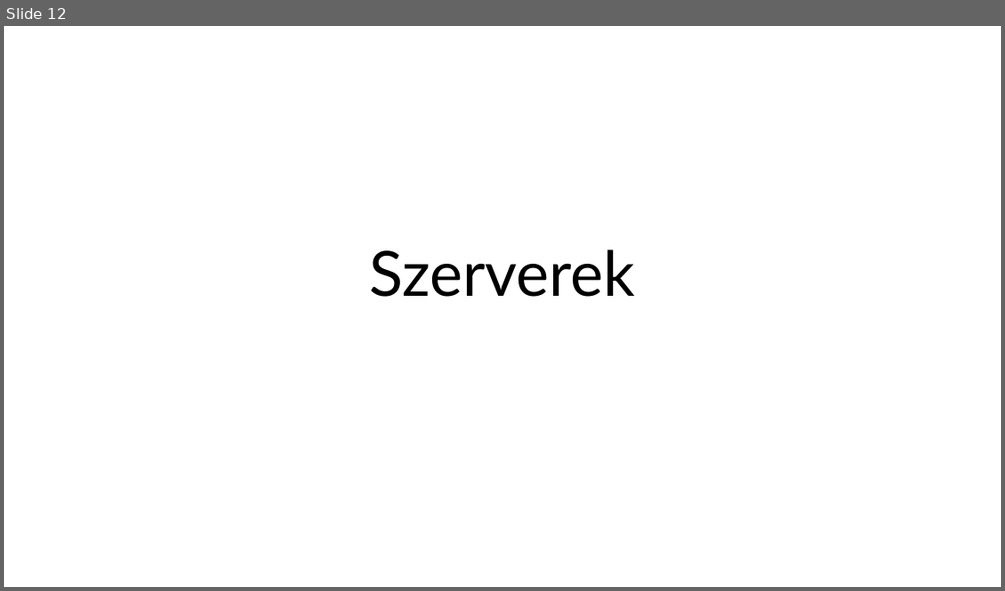
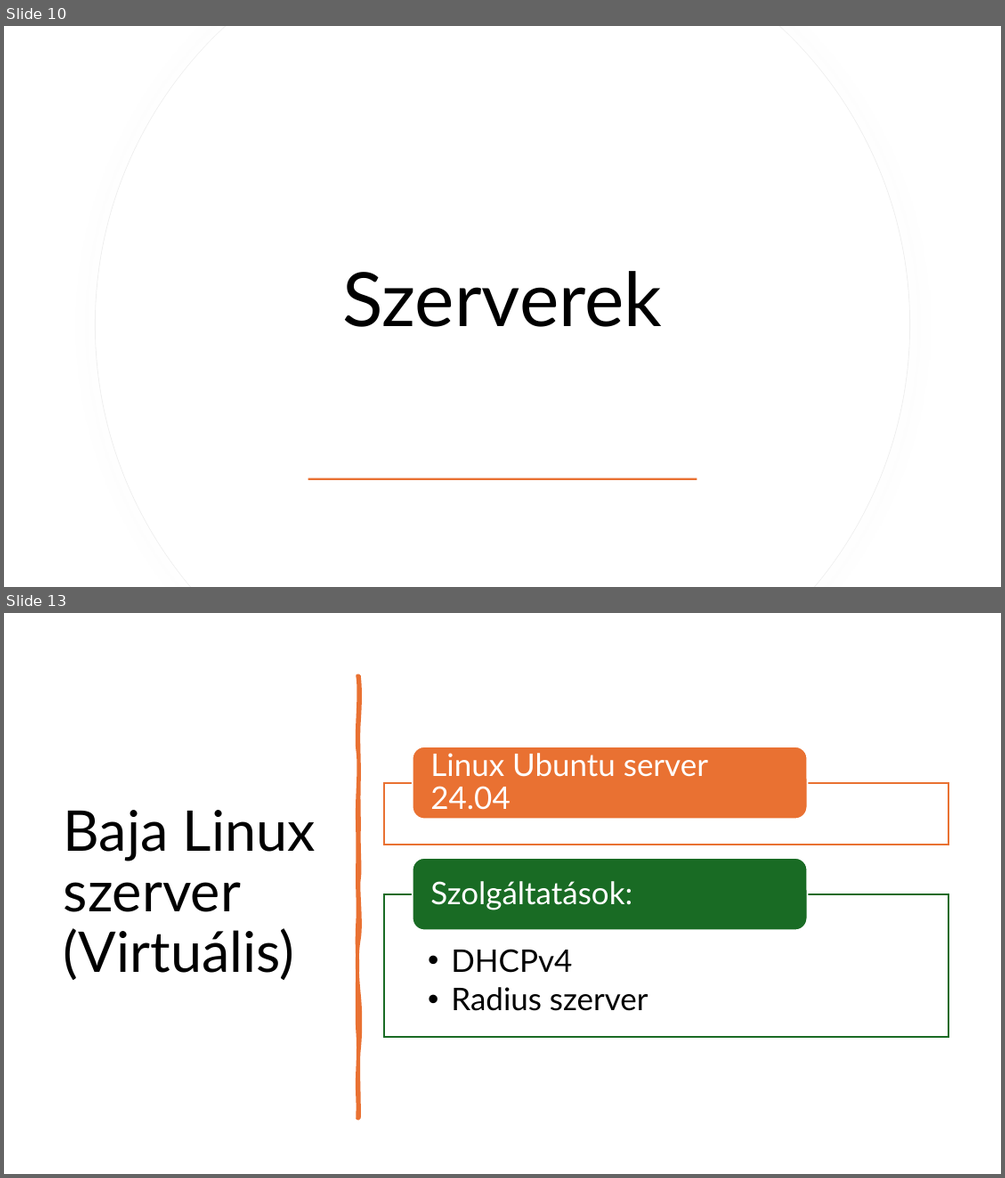
Before and after one commit to torokpeter7/CoreLink-KFT, a slide deck: Végleges/CoreLink_KFT.pptx. Shown one above the other, each under a label of ours: slide 12 before the commit, slides 10 and 13 after it; the slides between them are not shown. The pictures are 1005x591 and 1005x1178 pixels, drawn with LibreOffice and Linux fonts; fonts in the diff are those of the drawing. Boxes give left, top, right and bottom in pixels: in the first picture for what was removed or moved away, otherwise in the second. Text is boxed around its words. In the diff, an @@ line names an element or a change of style, - is before the commit and + after.

```diff
--- a/Végleges/CoreLink_KFT.pptx
+++ b/Végleges/CoreLink_KFT.pptx
@@ slide 13 added at (4,613,1001,1174), background #FFFFFF @@
@@ freeform shape added at (357,676,359,1119), fill #E97132, outline #E97132 3.25 pt @@
@@ title added at (64,810,316,980), 54 pt, text #000000 @@
+Baja Linux szerver (Virtuális)
@@ group added at (384,747,948,1037): 3 texts, 2 rectangles, 2 rounded rectangles @@
+Linux Ubuntu server 24.04
+  • DHCPv4
+  • Radius szerver
+Szolgáltatások:
@@ what was slide 12 is now slide 10 @@
@@ slide 10 changed as well @@
@@ freeform shape added at (96,26,910,587), fill #FFFFFF, outline #EFEFEF 0.75 pt @@
@@ freeform shape added at (96,26,909,587), fill #FFFFFF @@
@@ title "Szerverek": place and size @@
-title "Szerverek" at (370,249,636,297)
+title "Szerverek" at (343,271,663,327)
@@ title "Szerverek" at (343,271,663,327): size 60 to 72 pt; vertical alignment bottom to middle @@
@@ rectangle added at (308,477,697,480), fill #E97132 @@
```
Also in this commit, not shown: 6 other slides changed, 10 other slides added, 5 slides removed.
